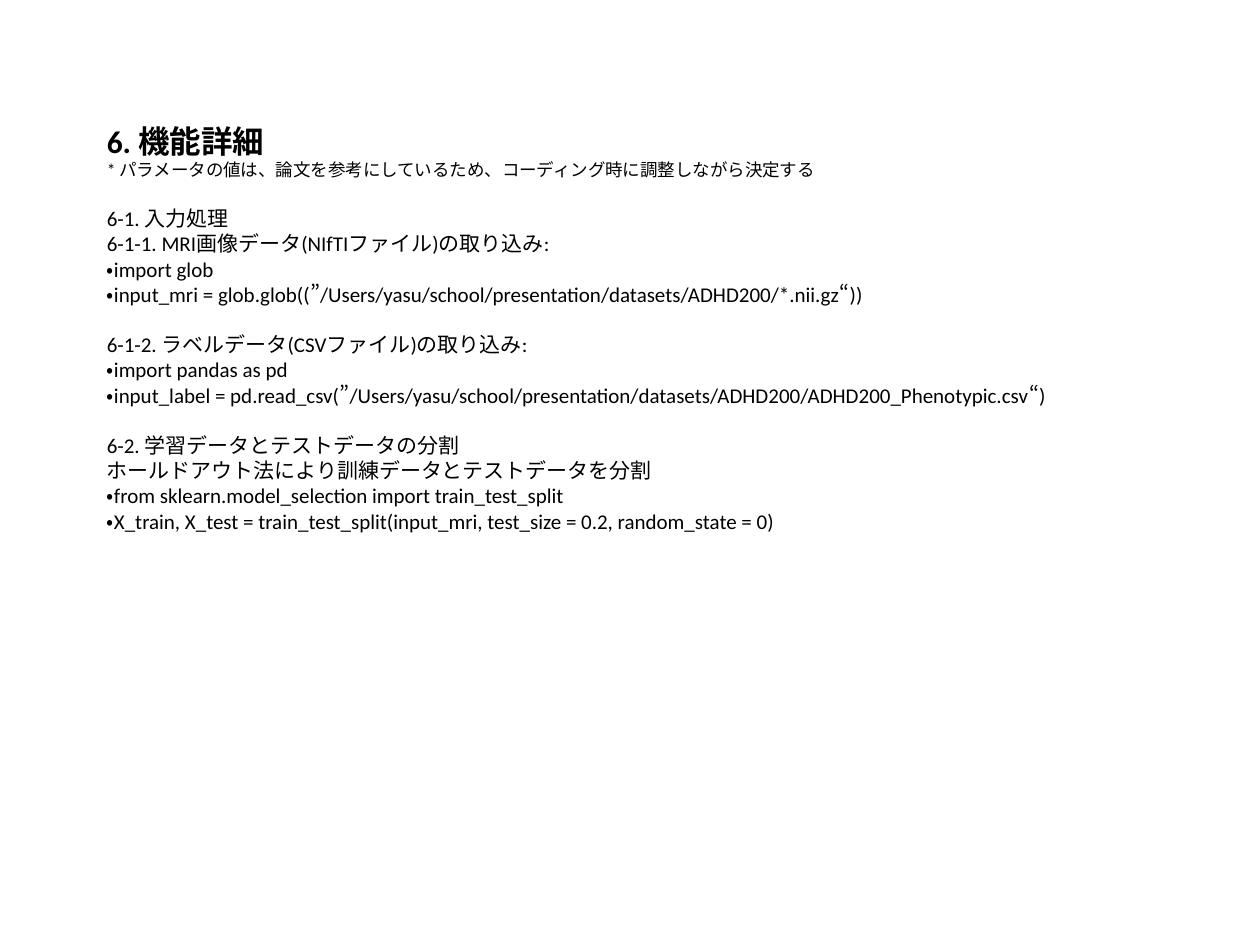
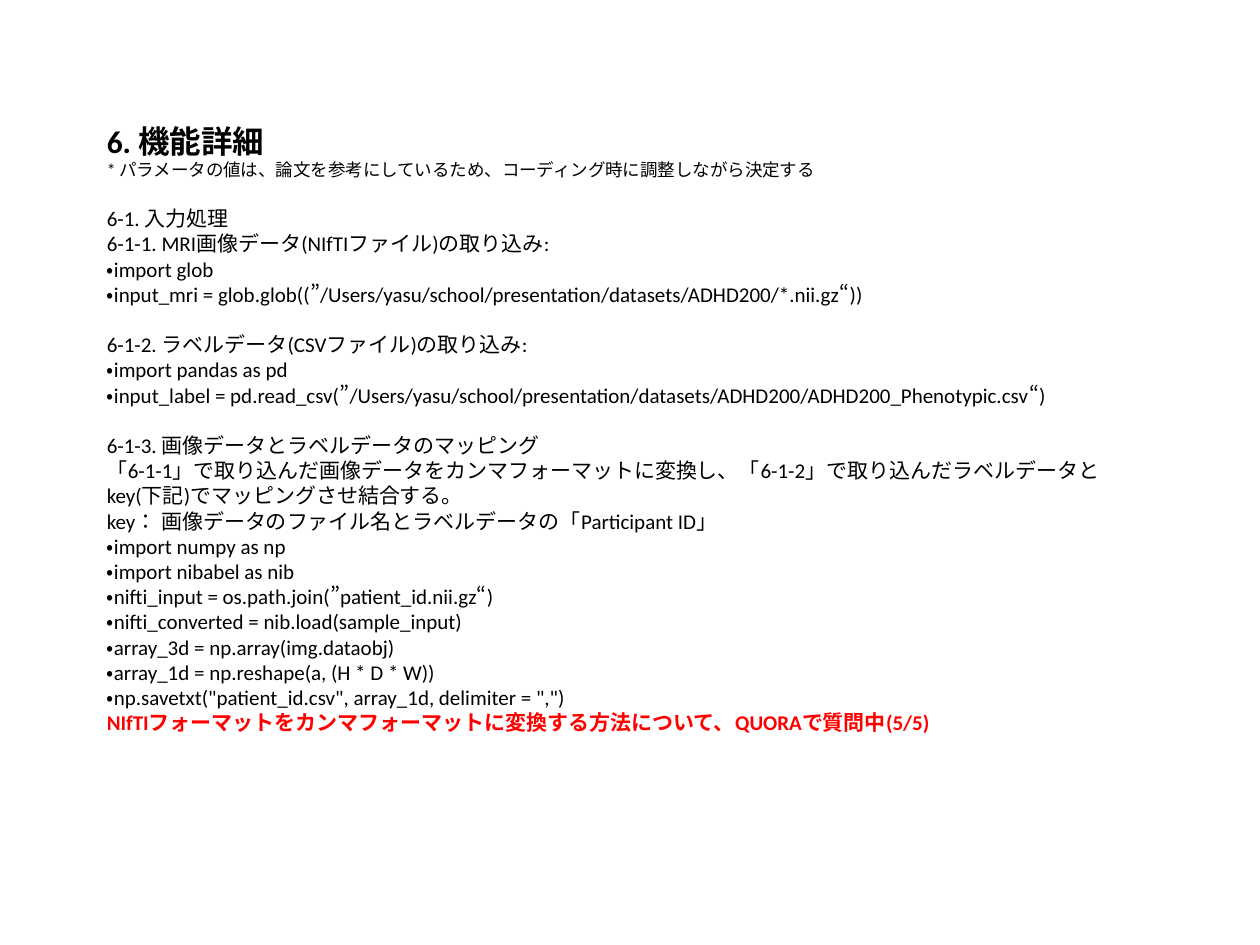
Before and after one commit to yasuyukiokubo/DiveIntoCode, a slide deck: slide 6 of presentation/システム設計書_MRI画像によるADHD予測システム_学習モデル.pptx. Drawn at 1260x945 pixels with LibreOffice and Linux fonts; fonts in the diff are those of the drawing. Boxes give left, top, right and bottom in pixels: in the first picture for what was removed or moved away, otherwise in the second. Text is boxed around its words. In the diff, an @@ line names an element or a change of style, - is before the commit and + after.

```diff
--- a/presentation/システム設計書_MRI画像によるADHD予測システム_学習モデル.pptx
+++ b/presentation/システム設計書_MRI画像によるADHD予測システム_学習モデル.pptx
@@ title at box(107, 126, 1099, 733): text changed @@
-6. 機能詳細
-* パラメータの値は、論文を参考にしているため、コーディング時に調整しながら決定する
-6-1. 入力処理
-6-1-1. MRI画像データ(NIfTIファイル)の取り込み:
-・import glob
-・input_mri = glob.glob((”/Users/yasu/school/presentation/datasets/ADHD200/*.nii.gz“))
-6-1-2. ラベルデータ(CSVファイル)の取り込み:
-・import pandas as pd
-・input_label = pd.read_csv(”/Users/yasu/school/presentation/datasets/ADHD200/ADHD200_Phenotypic.csv“)
-6-2. 学習データとテストデータの分割
-ホールドアウト法により訓練データとテストデータを分割
-・from sklearn.model_selection import train_test_split
-・X_train, X_test = train_test_split(input_mri, test_size = 0.2, random_state = 0)
+6. 機能詳細
+* パラメータの値は、論文を参考にしているため、コーディング時に調整しながら決定する
+6-1. 入力処理
+6-1-1. MRI画像データ(NIfTIファイル)の取り込み:
+・import glob
+・input_mri = glob.glob((”/Users/yasu/school/presentation/datasets/ADHD200/*.nii.gz“))
+6-1-2. ラベルデータ(CSVファイル)の取り込み:
+・import pandas as pd
+・input_label = pd.read_csv(”/Users/yasu/school/presentation/datasets/ADHD200/ADHD200_Phenotypic.csv“)
+6-1-3. 画像データとラベルデータのマッピング
+「6-1-1」で取り込んだ画像データをカンマフォーマットに変換し、「6-1-2」で取り込んだラベルデータとkey(下記)でマッピングさせ結合する。
+key： 画像データのファイル名とラベルデータの「Participant ID」
+・import numpy as np
+・import nibabel as nib
+・nifti_input = os.path.join(”patient_id.nii.gz“)
+・nifti_converted = nib.load(sample_input)
+・array_3d = np.array(img.dataobj)
+・array_1d = np.reshape(a, (H * D * W))
+・np.savetxt("patient_id.csv", array_1d, delimiter = ",")
+NIfTIフォーマットをカンマフォーマットに変換する方法について、QUORAで質問中(5/5)
```
Also in this commit, not shown: 4 other slides changed, 1 slide removed, 1 other file.
